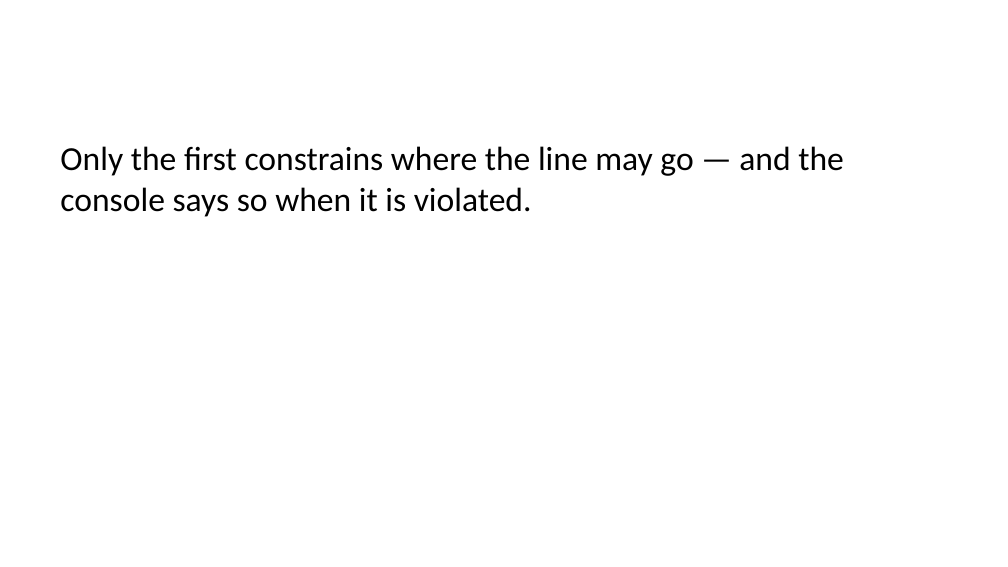
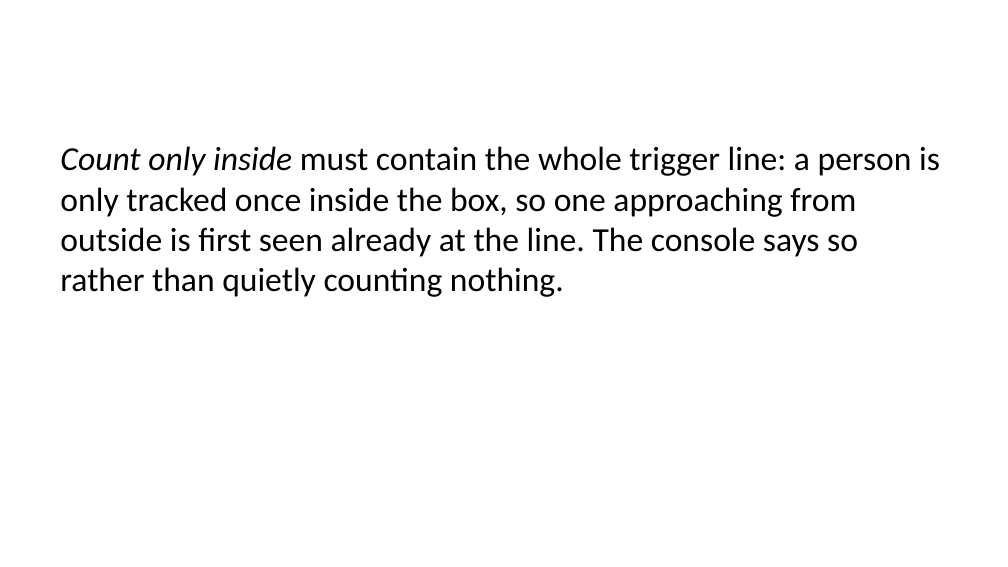
Before and after one commit to felixyustian/visitor-counting-console, a slide deck: slide 20 of docs/Visitor-Counting-Console-Deck.pptx (slide 8 before the commit). Drawn at 1008x567 pixels with LibreOffice and Linux fonts; fonts in the diff are those of the drawing. Boxes give left, top, right and bottom in pixels: in the first picture for what was removed or moved away, otherwise in the second. Text is boxed around its words. In the diff, an @@ line names an element or a change of style, - is before the commit and + after.

```diff
--- a/docs/Visitor-Counting-Console-Deck.pptx
+++ b/docs/Visitor-Counting-Console-Deck.pptx
@@ text at (x1=60, y1=146, x2=940, y2=297): text changed @@
-Only the first constrains where the line may go — and the console says so when it is violated.
+Count only inside must contain the whole trigger line: a person is only tracked once inside the box, so one approaching from outside is first seen already at the line. The console says so rather than quietly counting nothing.
```
Also in this commit, not shown: 11 other slides changed, 14 slides added, 1 slide removed, 17 other files.
